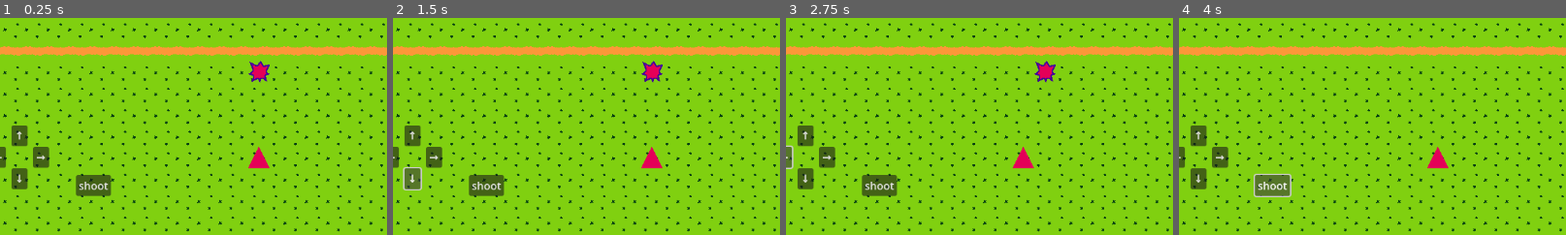
Above: before the commit, frames 1-4 (left to right).
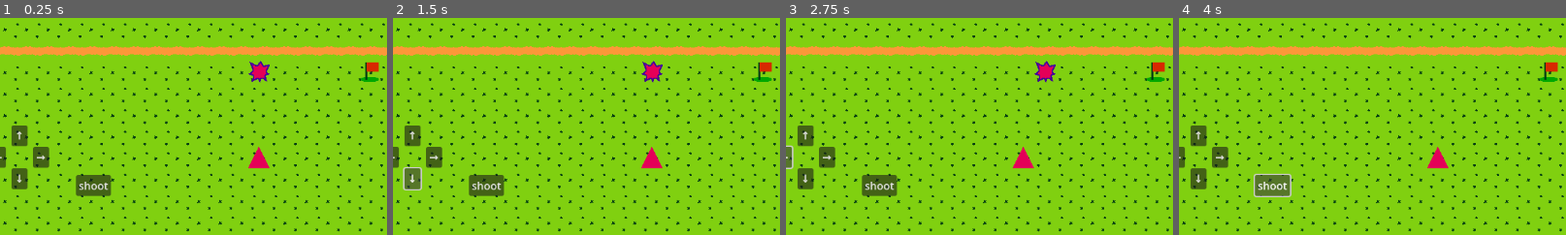
Above: after the commit, the same moments.

Repository: mjXmsdgh/game_gallery
Game: Godot game, scene res://2_game_scene/shooting/4_test/test_scene.tscn
The game is run twice, just before and just after one commit, with the same random seed, the same clock (stepped at 60 frames per second) and the same inputs. This scene is started directly instead of the project's main scene.
Inputs:
- Up to frame 1 (0.25 s): no input
- Up to frame 2 (1.5 s): click "↑" at 0.5 s; click "↓" at 1.25 s
- Up to frame 3 (2.75 s): click "←" at 2 s
- Up to frame 4 (4 s): click "→" at 2.75 s; click "shoot" at 3.5 s
The pictures show only the part of the screen within x 10-60%, y 0-50%; the shares and areas given below are measured in that part.

The runs differ from the first frame. In frame 1, 0.3% of the frame differs, in the area x 93-98%, y 20-30%; in frame 2, 0.3%; in frame 3, 0.3%; in frame 4, 0.3%.

Commit message:
add bullet signal

Diff:
--- a/2_game_scene/shooting/4_test/test_scene.gd
+++ b/2_game_scene/shooting/4_test/test_scene.gd
@@ -5,9 +5,8 @@
 func _ready() -> void:
 
 	# シグナルを接続する
-	$enemy.connect("enemy_deleted",test_func)
-
-	pass # Replace with function body.
+	$enemy.connect("enemy_deleted",enemy_deleted)
+	$Goal_flag.connect("goal_signal",goal_func)
 
 
 # Called every frame. 'delta' is the elapsed time since the previous frame.
@@ -15,5 +14,9 @@
 	pass
 
 
-func test_func() -> void:
-	print("get")
+func enemy_deleted() -> void:
+	print("delete enemy")
+
+
+func goal_func() -> void:
+	print("goal ")
--- a/2_game_scene/shooting/4_test/test_scene.tscn
+++ b/2_game_scene/shooting/4_test/test_scene.tscn
@@ -1,10 +1,11 @@
-[gd_scene load_steps=6 format=4 uid="uid://cu61qy15wau5q"]
+[gd_scene load_steps=7 format=4 uid="uid://cu61qy15wau5q"]
 
 [ext_resource type="PackedScene" uid="uid://c1anwtx6pv6p1" path="res://2_game_scene/shooting/5_element/player/shooting_player.tscn" id="1_5qfi7"]
 [ext_resource type="Script" path="res://2_game_scene/shooting/4_test/test_scene.gd" id="1_c4lnm"]
 [ext_resource type="PackedScene" uid="uid://cdhriv4tr086t" path="res://2_game_scene/shooting/5_element/enemy/enemy.tscn" id="2_aijoi"]
 [ext_resource type="PackedScene" uid="uid://c2sxlvuavtsji" path="res://2_game_scene/shooting/5_element/bullet/bullet.tscn" id="3_s8w32"]
 [ext_resource type="TileSet" uid="uid://b5ig2fdnurrvw" path="res://2_game_scene/shooting/new_tile_set.tres" id="3_vbkfr"]
+[ext_resource type="PackedScene" uid="uid://c25tfpjx5rkb4" path="res://2_game_scene/shooting/5_element/goal_flag/goal_flag.tscn" id="6_i3bf6"]
 
 [node name="TestPlayer" type="Node2D"]
 script = ExtResource("1_c4lnm")
@@ -57,6 +58,9 @@
 [node name="enemy" parent="." instance=ExtResource("2_aijoi")]
 position = Vector2(480, 64)
 
+[node name="Goal_flag" parent="." instance=ExtResource("6_i3bf6")]
+position = Vector2(645, 64)
+
 [connection signal="pressed" from="Node2D/Button_up" to="CharacterBody2D" method="_on_button_up_pressed"]
 [connection signal="pressed" from="Node2D/Button_down" to="CharacterBody2D" method="_on_button_down_pressed"]
 [connection signal="pressed" from="Node2D/Button_left" to="CharacterBody2D" method="_on_button_left_pressed"]
--- a/2_game_scene/shooting/5_element/bullet/bullet.gd
+++ b/2_game_scene/shooting/5_element/bullet/bullet.gd
@@ -3,7 +3,9 @@
 
 # Called when the node enters the scene tree for the first time.
 func _ready() -> void:
-	pass # Replace with function body.
+
+	# グループに追加
+	add_to_group("bullet")
 
 
 # Called every frame. 'delta' is the elapsed time since the previous frame.
@@ -20,5 +22,10 @@
 
 func _on_visible_on_screen_notifier_2d_screen_exited() -> void:
 
-	#カメラの外に出たので削除
+	# カメラの外に出たので削除
 	destroy()
+
+
+func _on_area_entered(area: Area2D) -> void:
+	# 何かに接触したら自身を削除
+	destroy()
--- a/2_game_scene/shooting/5_element/bullet/bullet.tscn
+++ b/2_game_scene/shooting/5_element/bullet/bullet.tscn
@@ -21,4 +21,5 @@
 
 [node name="VisibleOnScreenNotifier2D" type="VisibleOnScreenNotifier2D" parent="."]
 
+[connection signal="area_entered" from="." to="." method="_on_area_entered"]
 [connection signal="screen_exited" from="VisibleOnScreenNotifier2D" to="." method="_on_visible_on_screen_notifier_2d_screen_exited"]
--- a/2_game_scene/shooting/5_element/goal_flag/goal_flag.gd
+++ b/2_game_scene/shooting/5_element/goal_flag/goal_flag.gd
@@ -1,4 +1,9 @@
 extends Area2D
+
+signal goal_signal
+
+# 弾のグループ名
+const BULLET_GROUP = "bullet"
 
 
 # Called when the node enters the scene tree for the first time.
@@ -12,4 +17,6 @@
 
 
 func _on_area_entered(area: Area2D) -> void:
-	print("goal")
+	# 侵入してきたareaが弾グループならsignal発信
+	if area.is_in_group(BULLET_GROUP):
+		emit_signal("goal_signal")
